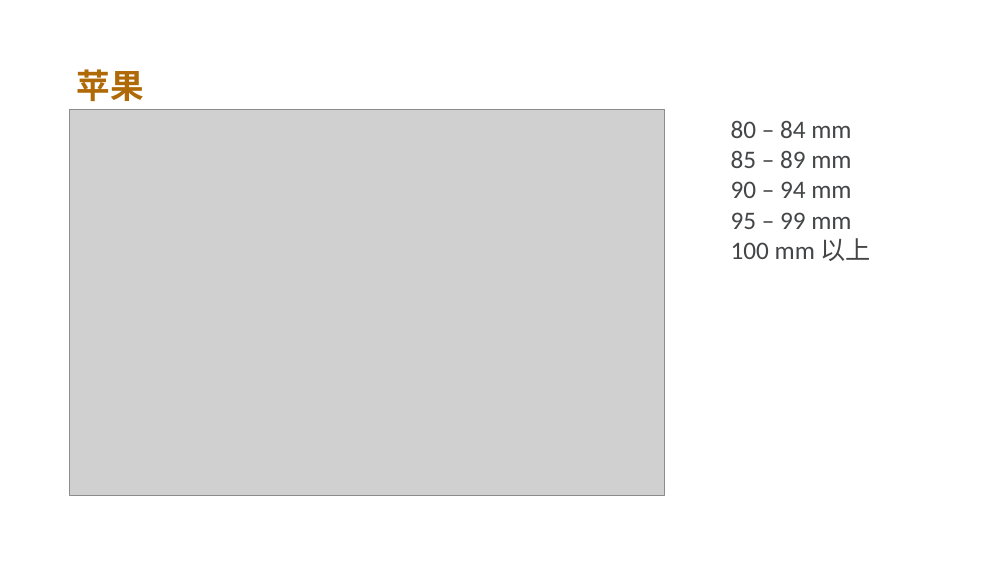
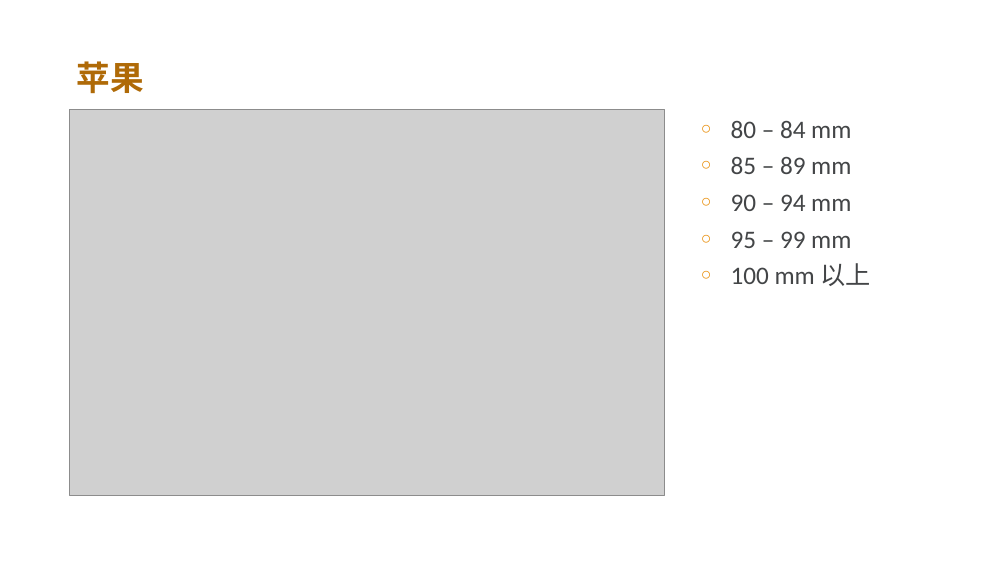
Before and after one commit to FredJiangFei/freetalk, a slide deck: slide 13 of 17.5/橙子.pptx (slide 11 before the commit). Drawn at 1008x567 pixels with LibreOffice and Linux fonts; fonts in the diff are those of the drawing; grey boxes stand for pictures; background and template pictures are left out. Boxes give left, top, right and bottom in pixels: in the first picture for what was removed or moved away, otherwise in the second. Text is boxed around its words. In the diff, an @@ line names an element or a change of style, - is before the commit and + after.

```diff
--- a/17.5/橙子.pptx
+++ b/17.5/橙子.pptx
@@ text "苹果" moved from (x1=76, y1=69, x2=143, y2=102) to (x1=77, y1=61, x2=144, y2=94) @@
@@ text "80 – 84 mm" at (x1=731, y1=121, x2=871, y2=286): alignment left to justified; bullet none to ○; more space between paragraphs @@
```
Also in this commit, not shown: 3 other slides changed, 9 slides added, 21 slides removed, 1 other file.
